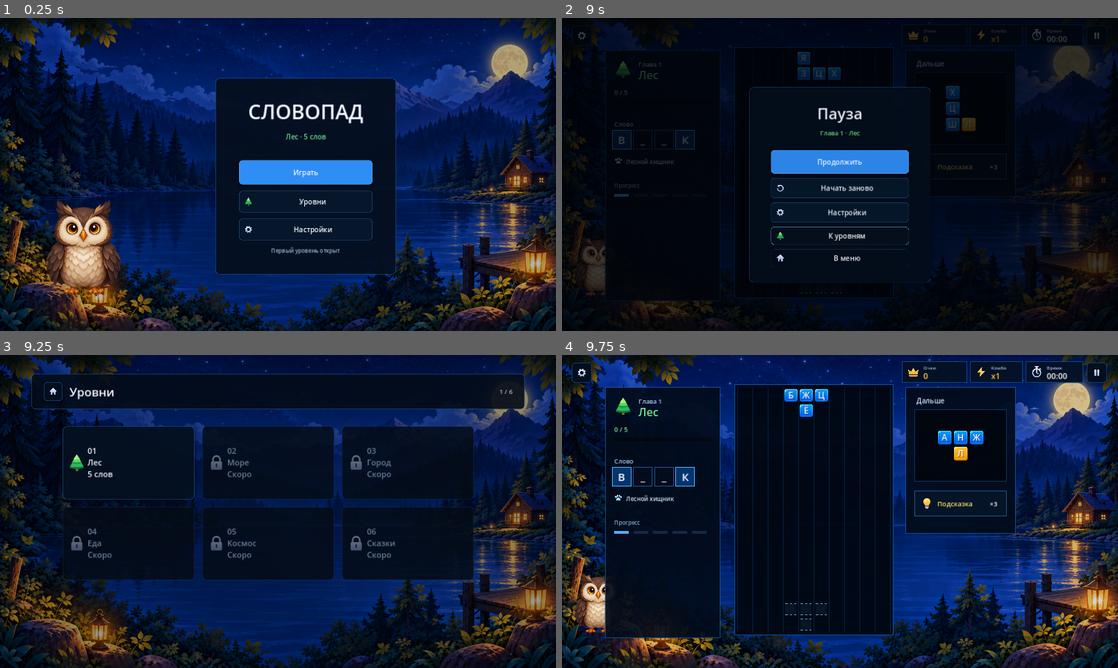
Above: before the commit, frames 1-4 (two rows, left to right).
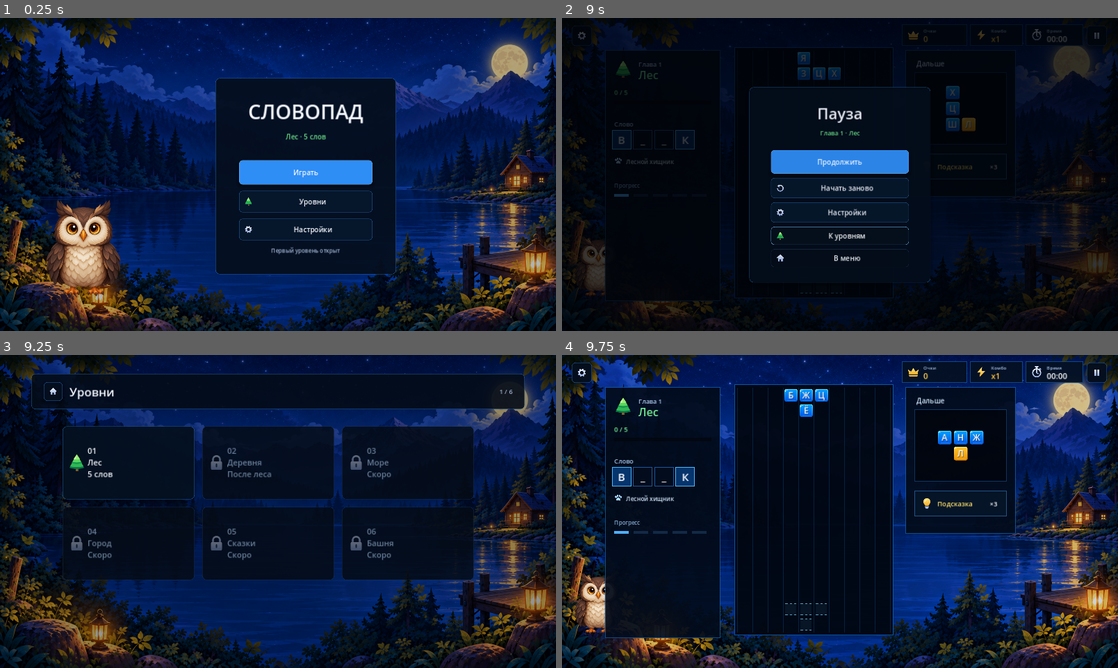
Above: after the commit, the same moments.

Repository: AndrewStartcev/word-bricks
Game: Godot game, scene res://main.tscn
Two runs of this game, one before a commit and one after it. Both use one fixed random seed, a clock stepped at 60 frames per second and the inputs below.
Inputs (mouse positions are in pixels of both pictures, inside the frame that each line leads up to):
- Up to frame 1 (0.25 s): no input
- Up to frame 2 (9 s): click "Играть" at 0.5 s; click "Пропустить" at 1.25 s; click (584, 36) at 2 s; click "Вкл" at 2.75 s; click "Выкл" at 3.5 s; click "Вкл" at 4.25 s; click "Выкл" at 5 s; click "Готово" at 5.75 s; click "Начать заново" at 6.5 s; click (1095, 36) at 7.25 s; click "Начать заново" at 8 s; tap Enter at 8.75 s; move the mouse to (812, 237) at 8.77 s; hold Up from 8.78 s (still down); tap P at 8.85 s; click (812, 237) at 8.92 s
- Up to frame 3 (9.25 s): keep holding Up; tap Space at 9.02 s
- Up to frame 4 (9.75 s): release Up at 9.5 s; click "01 Лес 5 слов" at 9.5 s

Frames 1-2 are identical in both runs. In frame 3, 0.3% of the frame differs, in the area x 16-71%, y 33-62%; in frame 4, nothing differs.

Commit message:
feat: boot chapter progression runtime

Diff:
--- a/godot/main.tscn
+++ b/godot/main.tscn
@@ -1,6 +1,6 @@
 [gd_scene load_steps=2 format=3]
 
-[ext_resource type="Script" path="res://scripts/app_runtime_story.gd" id="1_app"]
+[ext_resource type="Script" path="res://scripts/app_runtime_chapters.gd" id="1_app"]
 
 [node name="App" type="Control"]
 layout_mode = 3
